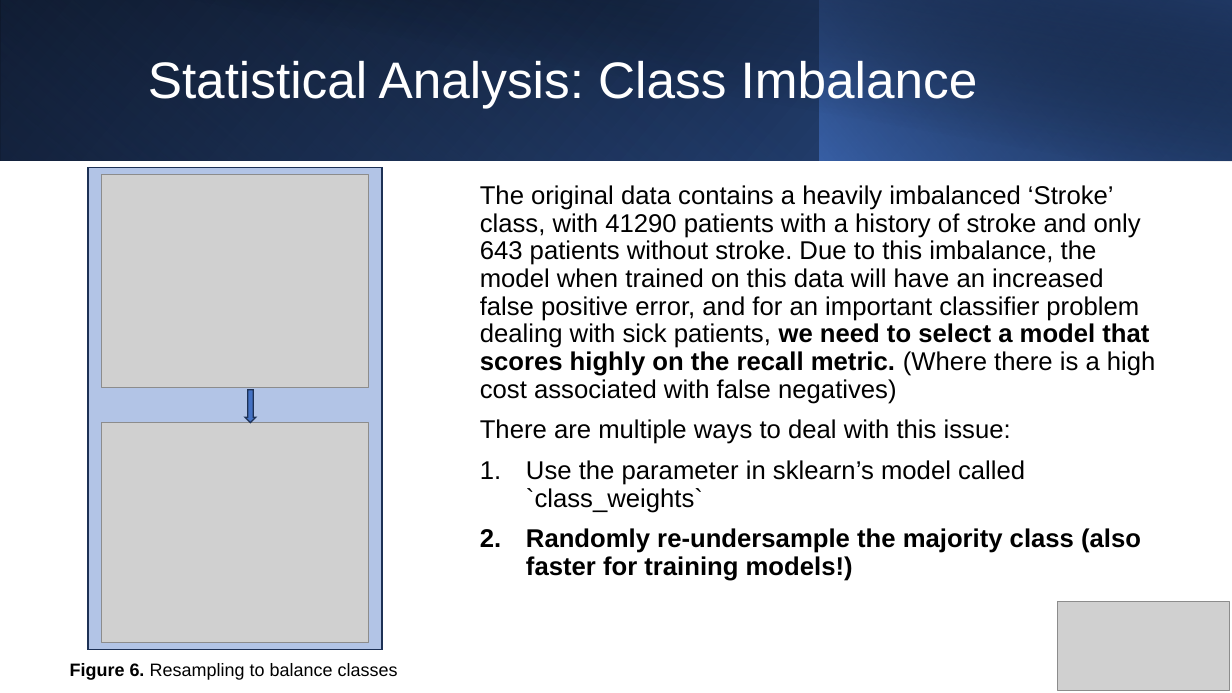
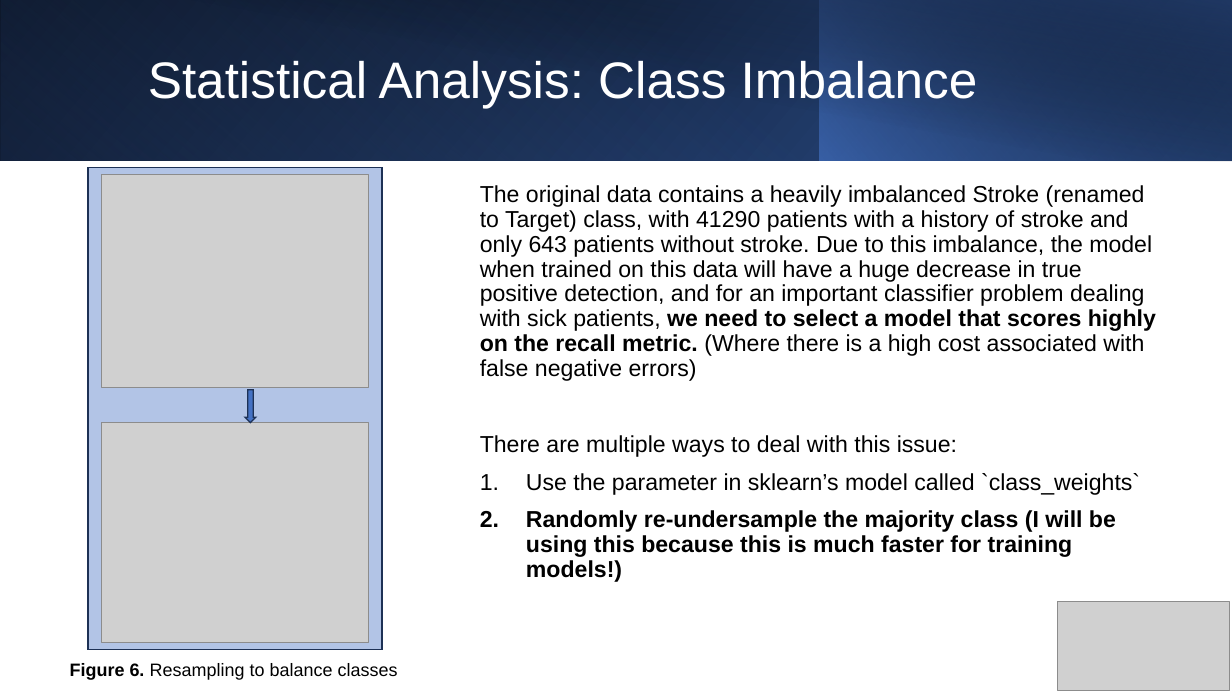
Before and after one commit to johnnys7n/Data-Scientist-Case-Study, a slide deck: slide 10 of JS-case-study-presentation.pptx. Drawn at 1232x693 pixels with LibreOffice and Linux fonts; fonts in the diff are those of the drawing; grey boxes stand for pictures. Boxes give left, top, right and bottom in pixels: in the first picture for what was removed or moved away, otherwise in the second. Text is boxed around its words. In the diff, an @@ line names an element or a change of style, - is before the commit and + after.

```diff
--- a/JS-case-study-presentation.pptx
+++ b/JS-case-study-presentation.pptx
@@ text at (x1=480, y1=185, x2=1156, y2=381): text changed; size 20 to 18 pt @@
-The original data contains a heavily imbalanced ‘Stroke’ class, with 41290 patients with a history of stroke and only 643 patients without stroke. Due to this imbalance, the model when trained on this data will have an increased false positive error, and for an important classifier problem dealing with sick patients, we need to select a model that scores highly on the recall metric. (Where there is a high cost associated with false negatives)
+The original data contains a heavily imbalanced Stroke (renamed to Target) class, with 41290 patients with a history of stroke and only 643 patients without stroke. Due to this imbalance, the model when trained on this data will have a huge decrease in true positive detection, and for an important classifier problem dealing with sick patients, we need to select a model that scores highly on the recall metric. (Where there is a high cost associated with false negative errors)
@@ text at (x1=480, y1=435, x2=1140, y2=495): size 20 to 18 pt in "There are multiple ways to deal with ...", "Use the parameter in sklearn’s model called ..." @@
@@ text at (x1=526, y1=510, x2=1116, y2=582): text changed; size 20 to 18 pt @@
-2. Randomly re-undersample the majority class (also faster for training models!)
+2. Randomly re-undersample the majority class (I will be using this because this is much faster for training models!)
```
Also in this commit, not shown: 17 other slides changed, 1 other file.
